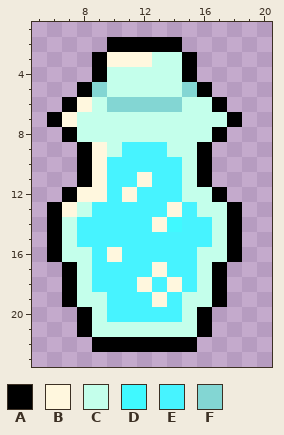
A pixel-art sprite gets an edit: assets/sprites/bluepotion.png. Above: the version before the commit.
The file is 25x25 pixels. Shown: x 5..20, y 1..23.
Palette (. is transparent): A #000000  B #fff7de  C #c4ffeb  D #40f9ff  E #47f3ff  F #83d6d3
And afterwards:
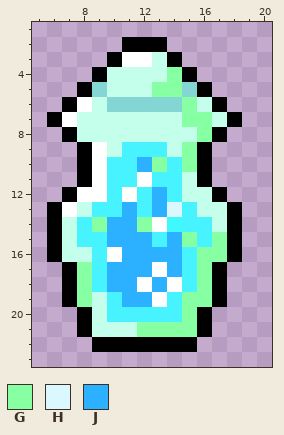
Colours new in this view: G #87ffa3  H #dbf7ff  J #2bb1ff
From old to new:
@@ palette @@
-B #fff7de
+B #ffffff
@@ x 5..20 @@
  1 ................
- 2 .....AAAAA......
- 3 ....ABBBCCA.....
- 4 ....ACCCCCA.....
- 5 ...AFCCCCCFA....
- 6 ..ABCFFFFFCCA...
- 7 .ABCCCCCCCCCCA..
- 8 ..ACCCCCCCCCA...
- 9 ...ABCEEECCA....
-10 ...ABEEEEECA....
+ 2 ......AAA.......
+ 3 .....ABBCA......
+ 4 ....ACCCCGA.....
+ 5 ...AFCCCGGFA....
+ 6 ..ABCFFFFFGCA...
+ 7 .ABCCCCCCCGGCA..
+ 8 ..ACCCCCCCCGA...
+ 9 ...ABCEEECGA....
+10 ...ABEEJGEGA....
 11 ...ABEEBEECA....
-12 ..ABBEBEEECCA...
-13 .ABCEEEEEBECCA..
-14 .ACEEEEEBDEECA..
-15 .ACEEEEEEEEECA..
-16 .ACCEBEEEEECCA..
-17 ..ACEEEEBEECA...
-18 ..ACEEEBEBECA...
-19 ..ACCEEEBECCA...
-20 ...ACEEEEECA....
-21 ...ACCCCCCCA....
+12 ..ABBEBEJECCA...
+13 .ABCEEJEJHECCA..
+14 .ACEGJJGBDEECA..
+15 .ACEEJJJEJGEGA..
+16 .ACCEBJJJJEGGA..
+17 ..AGEJJJBJEGA...
+18 ..AGEJJBJBEGA...
+19 ..AGCEJJBEGGA...
+20 ...ACEEEEEGA....
+21 ...ACCCGGGGA....
 22 ....AAAAAAA.....
Pixel boxes of the changes (left, top, right, bottom) in both pictures:
changed: (62, 37, 227, 337)
